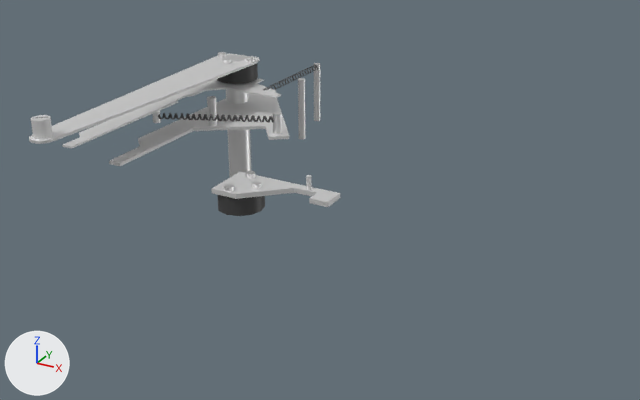
The glTF model Models/resetOutput.glb: old version first, new version second.
Before and after are seen from a camera (50 mm lens) standing at (0.18, -0.478, 0.212) and looking at (-0.038, -0.08, 0.013). Arrows for +X, +Y and +Z are at lower left; the lights stay in place. The first picture is the older version. Where no turn or scale is listed for an object, it has been applied to the vertices. Vertices at exactly the same position are counted once.

In view in the first picture: '293_2_2', '293_7_1', '294_3_1', '294_5_1', 'ResetOutputStatic', 'Spring', 'Spring.001'.
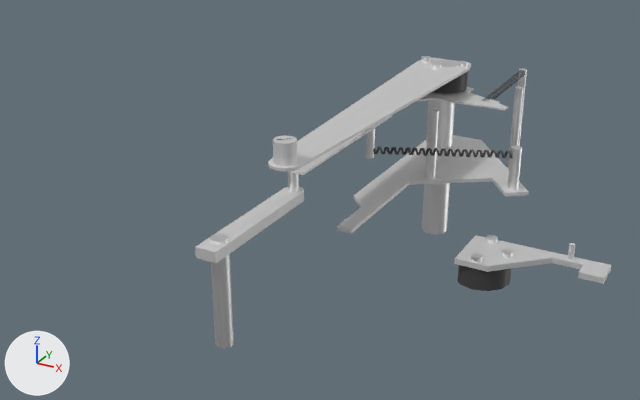
Changed parts and their boxes (x1, y1, x2, y2) in the pictures (640 x 400 px):
'294_5_1', moved
    before: (29, 52, 260, 177)
    after: (268, 56, 471, 234)
'293_7_1', moved
    before: (109, 93, 289, 166)
    after: (337, 109, 529, 234)
'293_2_2', moved
    before: (211, 171, 340, 216)
    after: (454, 235, 611, 291)
'Circle', added
    after: (195, 171, 304, 349)
    faces in mat_metalrough (white #e7e7e7): (195, 187, 304, 263)
    faces in mat_metalsmooth (white #e7e7e7): (210, 171, 299, 349)
'294_3_1', moved
    before: (62, 78, 281, 148)
    after: (290, 87, 508, 175)
'ResetOutputStatic', moved, rescaled
    before: (298, 63, 320, 139)
    after: (508, 68, 527, 169)
'Spring', moved
    before: (158, 113, 274, 122)
    after: (373, 147, 512, 158)
'Spring.001', moved
    before: (264, 65, 318, 90)
    after: (483, 70, 525, 101)

Patch to the scene script:
```diff
--- a/Models/resetOutput.glb.py
+++ b/Models/resetOutput.glb.py
@@ me_vert_027 @@
 # used by ob_resetoutputstatic; location = (-0.156, 0.015, 0.0)
-me_vert_027.from_pydata(...)  # 32 vertices, 44 faces; spans x 0.0275..0.0425, y 0.0175..0.0625, z 0.0..0.043
+me_vert_027.from_pydata(...)  # 32 vertices, 44 faces; spans x 0.0275..0.0425, y 0.0175..0.0625, z 0.0..0.063
+# me_vert_027 part 1: the whole mesh is scaled about its middle by (1, 1, 1.47), then moved by (0.0, 0.0, 0.01)
 me_vert_027.materials.append(mat_metalsmooth)
@@ me_circle_001 @@
+me_circle_001.from_pydata(...)  # 66 vertices, 110 faces; spans x -0.005..0.005, y -0.01..0.065, z 0.0..0.065
+# faces by material slot: [32, 78]
+me_circle_001.materials.append(mat_metalrough)  # white #e7e7e7
+me_circle_001.materials.append(mat_metalsmooth)  # white #e7e7e7
@@ ob_293_2_2 @@
 ob_293_2_2 = bpy.data.objects.new('293_2_2', me_circle)
-ob_293_2_2.location = (-0.095, -0.075, 0.01)
+ob_293_2_2.location = (0.061, -0.09, 0.01)
@@ ob_294_3_1 @@
 ob_294_3_1 = bpy.data.objects.new('294_3_1', me_vert_023)
-ob_294_3_1.location = (-0.1563, 0.0147, 0.042)
+ob_294_3_1.location = (-0.0003, -0.0003, 0.062)
@@ ob_294_5_1 @@
 ob_294_5_1 = bpy.data.objects.new('294_5_1', me_vert_022)
-ob_294_5_1.location = (-0.1563, 0.0157, 0.055)
+ob_294_5_1.location = (-0.0003, 0.0007, 0.075)
@@ ob_spring_001 @@
 ob_spring_001 = bpy.data.objects.new('Spring.001', me_spiral)
-ob_spring_001.location = (-0.126, 0.005, 0.041)
+ob_spring_001.location = (0.03, -0.01, 0.061)
 ob_spring_001.rotation_euler = (-1.571, 3.142, 0.0)  # degrees (-90, 180, 0)
@@ ob_spring @@
 ob_spring = bpy.data.objects.new('Spring', me_spiral)
-ob_spring.location = (-0.166, -0.06, 0.036)
+ob_spring.location = (-0.01, -0.075, 0.046)
 ob_spring.rotation_euler = (1.571, 0.0, 1.982)  # degrees (90, 0, 114)
@@ ob_293_7_1 @@
 ob_293_7_1 = bpy.data.objects.new('293_7_1', me_vert_024)
-ob_293_7_1.location = (-0.1563, 0.0147, 0.027)
+ob_293_7_1.location = (-0.0003, -0.0003, 0.027)
@@ ob_resetoutputstatic @@
 ob_resetoutputstatic = bpy.data.objects.new('ResetOutputStatic', me_vert_027)
-ob_resetoutputstatic.location = (-0.156, 0.015, 0.0)
+ob_resetoutputstatic.location = (0.0, 0.0, 0.0)
@@ ob_circle @@
+ob_circle = bpy.data.objects.new('Circle', me_circle_001)
+ob_circle.location = (-0.014, -0.21, 0.0)
```
